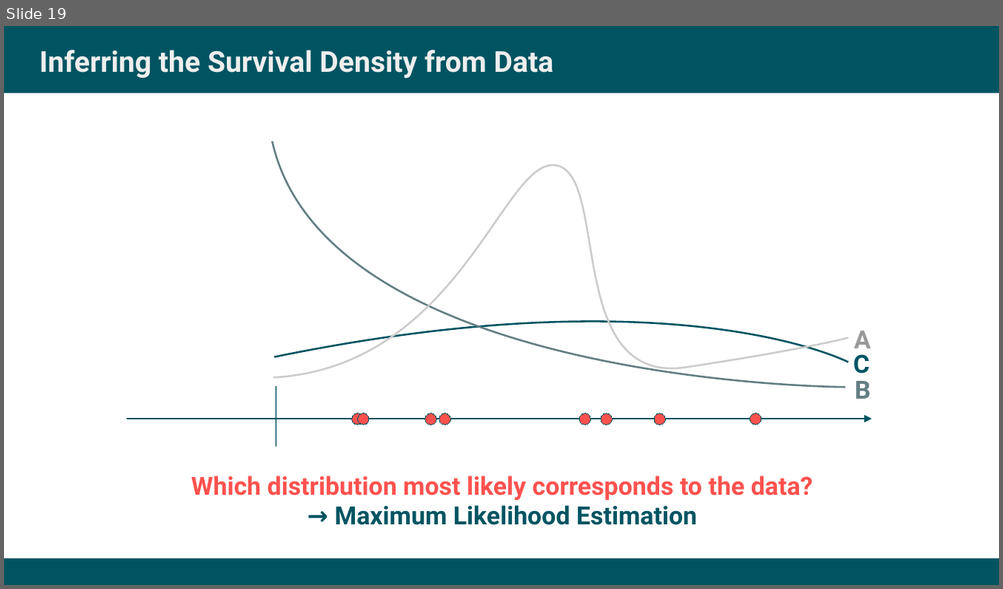
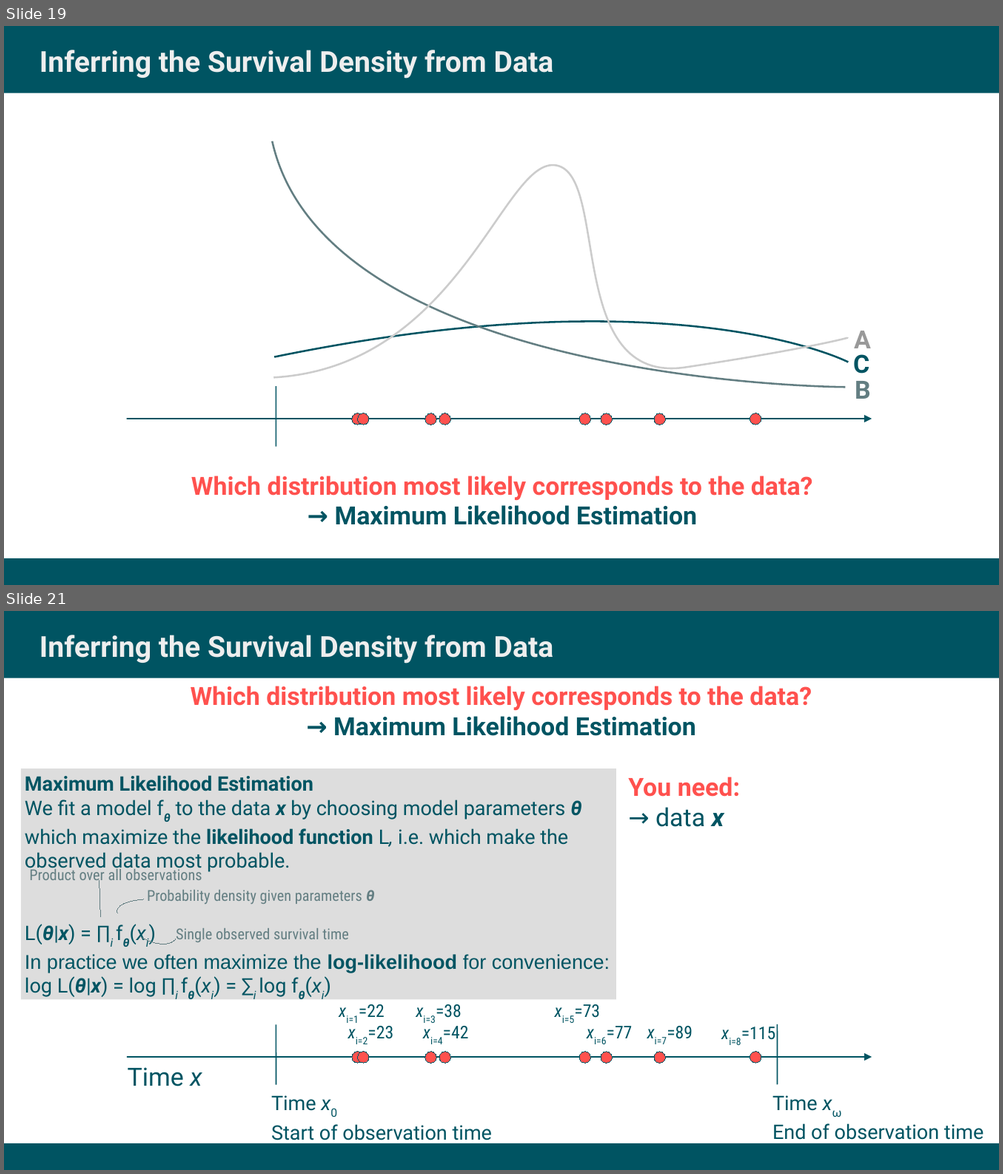
Before and after one commit to jschoeley/survival_analysis-ur-ss22, a slide deck: 02-from_data_to_distribution/doc/02-from_data_to_distribution.odp. Shown one above the other, each under a label of ours: slide 19 before the commit, slides 19 and 21 after it; the slides between them are not shown. The pictures are 1003x589 and 1003x1174 pixels, drawn with LibreOffice and Linux fonts; fonts in the diff are those of the drawing. Boxes give left, top, right and bottom in pixels: in the first picture for what was removed or moved away, otherwise in the second. Text is boxed around its words. In the diff, an @@ line names an element or a change of style, - is before the commit and + after.

```diff
--- a/02-from_data_to_distribution/doc/02-from_data_to_distribution.odp
+++ b/02-from_data_to_distribution/doc/02-from_data_to_distribution.odp
@@ slide 21 added at (4, 611, 999, 1170), background #FFFFFF; not listed: 2 template elements that a slide beside it also shows @@
@@ title added at (40, 635, 554, 664), 23.1 pt, text #EEEEEE, bold @@
+Inferring the Survival Density from Data
@@ text added at (190, 686, 811, 736), 20 pt, text #FF514E, bold @@
+Which distribution most likely corresponds to the data?
+→ Maximum Likelihood Estimation
@@ rectangle added at (21, 769, 616, 1000), fill #DDDDDD @@
@@ text added at (25, 775, 609, 999), 16 pt, text #005462 @@
+Maximum Likelihood Estimation
+We fit a model fθ to the data x by choosing model parameters θ
+which maximize the likelihood function L, i.e. which make the
+observed data most probable.
+L(θ|x) = ∏i fθ(xi)
+In practice we often maximize the log-likelihood for convenience:
+log L(θ|x) = log ∏i fθ(xi) = ∑i log fθ(xi)
@@ text added at (628, 777, 740, 827), 20 pt, text #FF514E, bold @@
+You need:
+→ data x
@@ text added at (29, 866, 202, 885), 12 pt, text #637E82 @@
+Product over all observations
@@ line added from (100, 917) to (99, 881), #637E82 0 pt @@
@@ text added at (147, 890, 375, 904), 12 pt, text #637E82 @@
+Probability density given parameters θ
@@ freeform shape added at (116, 900, 144, 914), outline #637E82 0 pt @@
@@ freeform shape added at (141, 937, 176, 944), outline #637E82 0 pt @@
@@ text added at (176, 928, 348, 943), 12 pt, text #637E82 @@
+Single observed survival time
@@ text added at (346, 1005, 384, 1023), 14 pt, text #005462 @@
+xi=1=22
@@ text added at (423, 1005, 461, 1023), 14 pt, text #005462 @@
+xi=3=38
@@ text added at (562, 1005, 600, 1023), 14 pt, text #005462 @@
+xi=5=73
@@ line added from (276, 1025) to (276, 1085), #005462 0.99 pt @@
@@ text added at (356, 1026, 393, 1045), 14 pt, text #005462 @@
+xi=2=23
@@ text added at (430, 1026, 469, 1045), 14 pt, text #005462 @@
+xi=4=42
@@ text added at (594, 1026, 632, 1045), 14 pt, text #005462 @@
+xi=6=77
@@ text added at (654, 1026, 692, 1045), 14 pt, text #005462 @@
+xi=7=89
@@ text added at (728, 1027, 775, 1045), 14 pt, text #005462 @@
+xi=8=115
@@ line added from (777, 1025) to (777, 1085), #005462 0.99 pt @@
@@ ellipse added at (352, 1051, 363, 1063), fill #FF514E, outline #005462 0 pt @@
@@ ellipse added at (358, 1051, 370, 1063), fill #FF514E, outline #005462 0 pt @@
@@ ellipse added at (424, 1051, 436, 1063), fill #FF514E, outline #005462 0 pt @@
@@ ellipse added at (439, 1051, 451, 1063), fill #FF514E, outline #005462 0 pt @@
@@ ellipse added at (579, 1051, 591, 1063), fill #FF514E, outline #005462 0 pt @@
@@ ellipse added at (600, 1052, 612, 1064), fill #FF514E, outline #005462 0 pt @@
@@ ellipse added at (654, 1052, 666, 1064), fill #FF514E, outline #005462 0 pt @@
@@ ellipse added at (749, 1051, 761, 1063), fill #FF514E, outline #005462 0 pt @@
@@ arrow added from (127, 1056) to (871, 1056), #005462 0.99 pt @@
@@ text added at (128, 1068, 202, 1087), 20 pt, text #005462 @@
+Time x
@@ text added at (271, 1096, 492, 1145), 16 pt, text #005462 @@
+Time x0
+Start of observation time
@@ text added at (772, 1096, 983, 1145), 16 pt, text #005462 @@
+Time xω
+End of observation time
```
Also in this commit, not shown: 20 other slides added, 1 slide removed, 19 other files.
